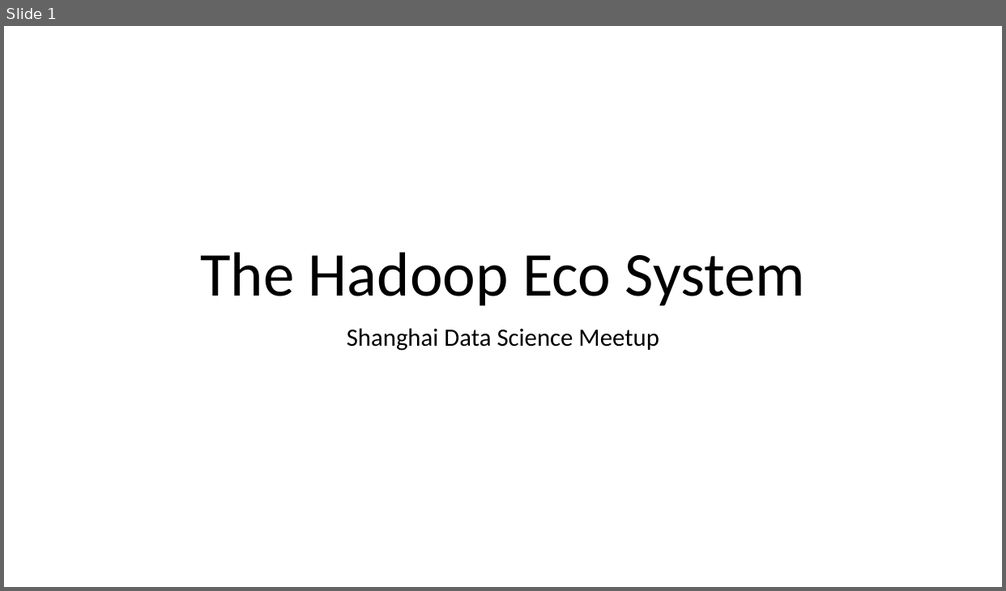
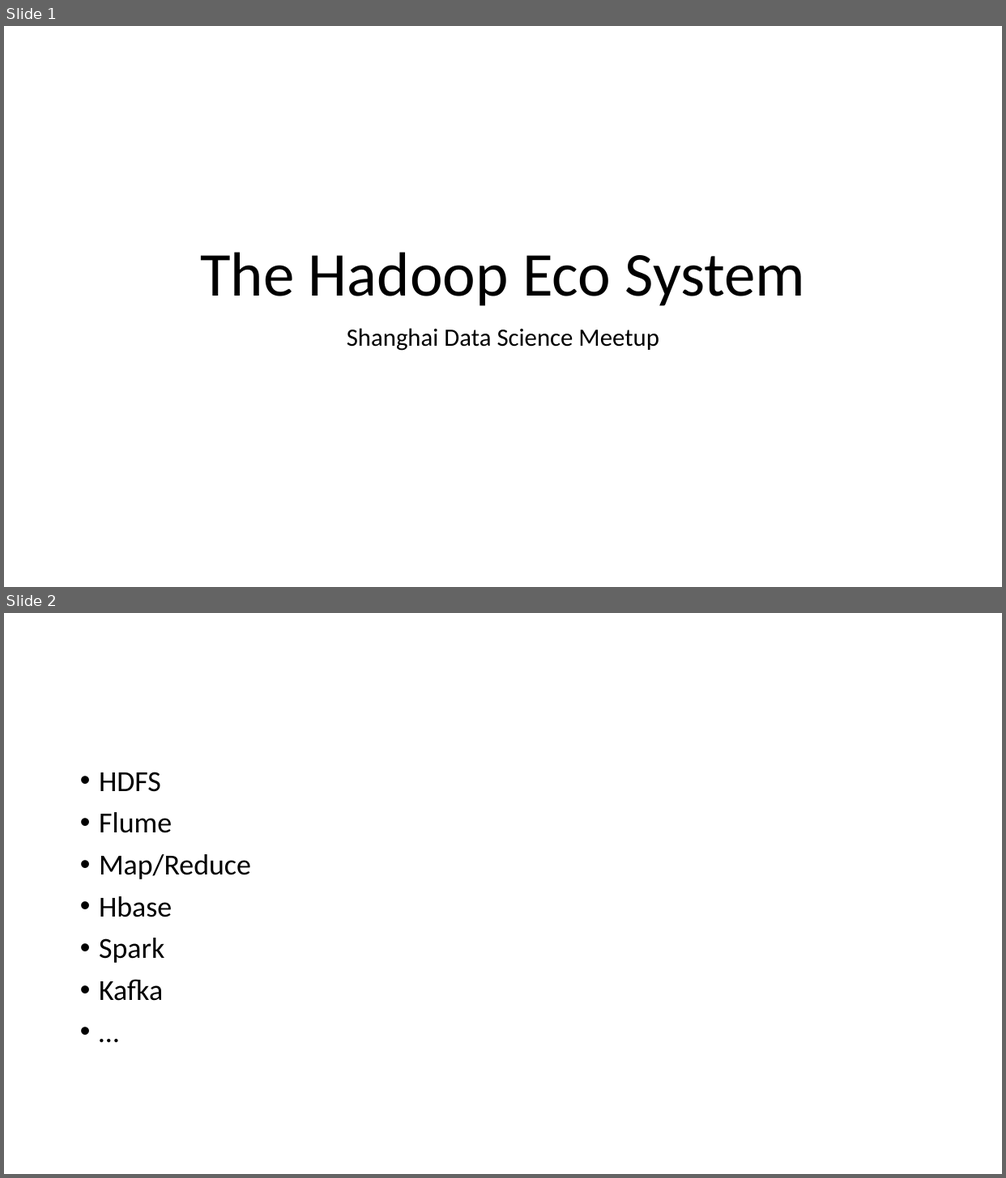
Before and after one commit to ckuka/SHDS, a slide deck: slides/ShanghaiDataScience_201509.pptx. Shown one above the other, each under a label of ours: slide 1 before the commit, slides 1 and 2 after it. The pictures are 1006x591 and 1006x1178 pixels, drawn with LibreOffice and Linux fonts; fonts in the diff are those of the drawing. Boxes give left, top, right and bottom in pixels: in the first picture for what was removed or moved away, otherwise in the second. Text is boxed around its words. In the diff, an @@ line names an element or a change of style, - is before the commit and + after.

```diff
--- a/slides/ShanghaiDataScience_201509.pptx
+++ b/slides/ShanghaiDataScience_201509.pptx
@@ slide 2 added at (4, 613, 1002, 1174), background #FFFFFF @@
@@ text added at (99, 772, 251, 1001), 28 pt, text #000000 @@
+• HDFS
+• Flume
+• Map/Reduce
+• Hbase
+• Spark
+• Kafka
+• …
```
Also in this commit, not shown: 8 other slides added, 6 slides removed.
